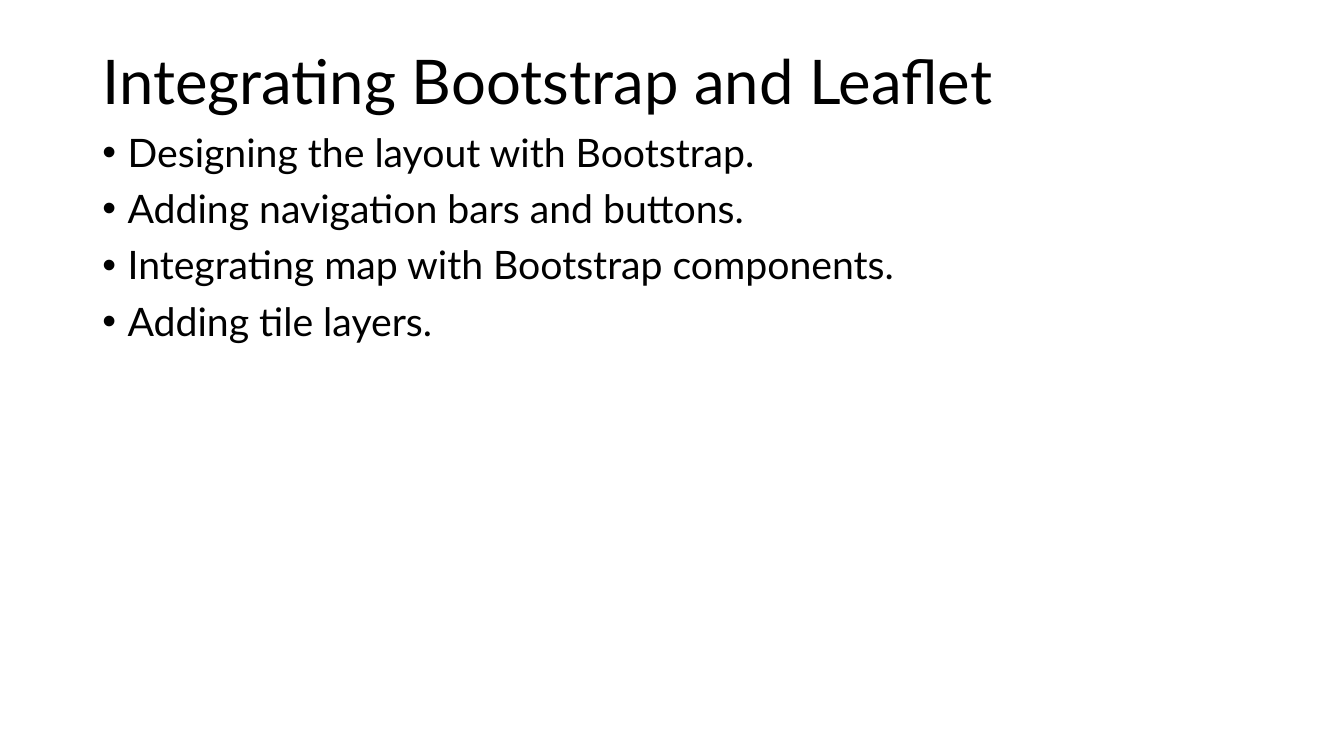
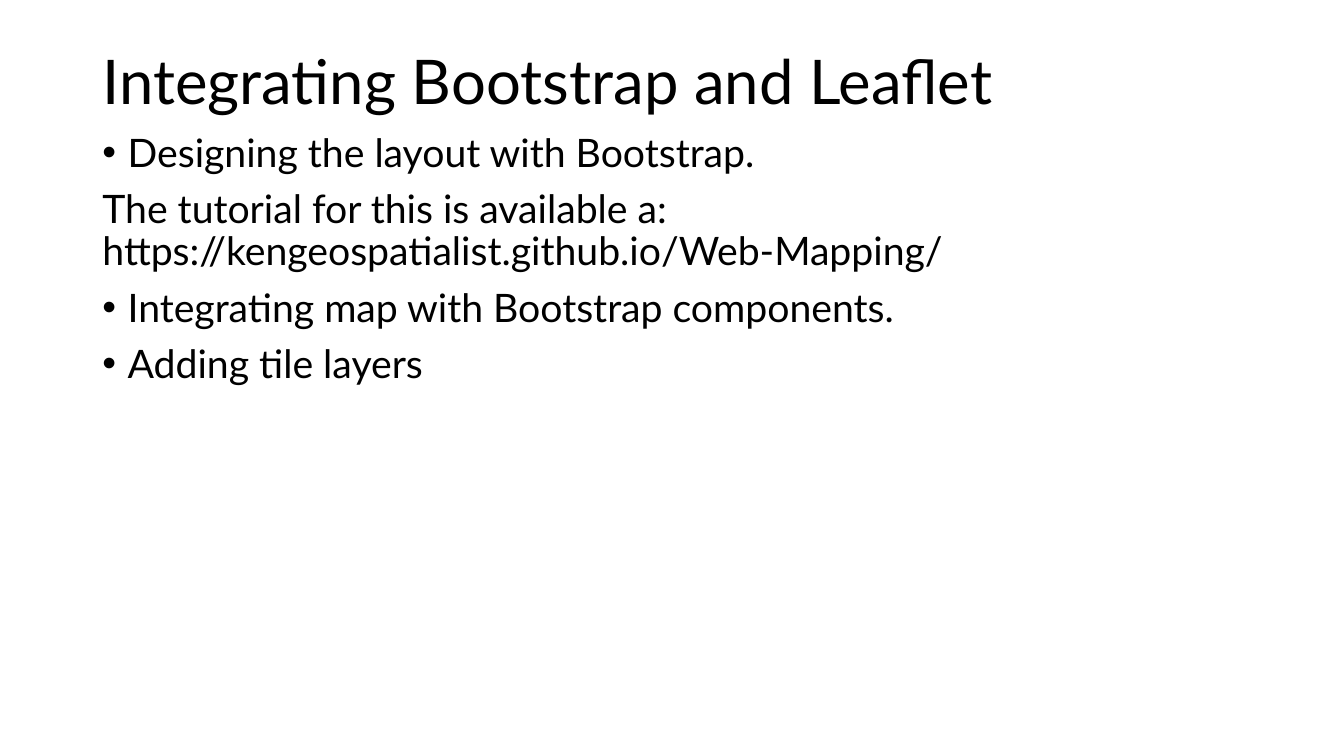
Before and after one commit to kengeospatialist/Web-Mapping, a slide deck: slide 11 of GIS Web Application Development.pptx. Drawn at 1344x756 pixels with LibreOffice and Linux fonts; fonts in the diff are those of the drawing. Boxes give left, top, right and bottom in pixels: in the first picture for what was removed or moved away, otherwise in the second. Text is boxed around its words. In the diff, an @@ line names an element or a change of style, - is before the commit and + after.

```diff
--- a/GIS Web Application Development.pptx
+++ b/GIS Web Application Development.pptx
@@ text at bbox=[102, 194, 942, 272]: text changed @@
-• Adding navigation bars and buttons.
+The tutorial for this is available a: https://kengeospatialist.github.io/Web-Mapping/
@@ text at bbox=[128, 349, 423, 385]: text changed @@
-• Adding tile layers.
+• Adding tile layers
```
Also in this commit, not shown: 4 other slides changed, 1 slide added, 3 slides removed.
